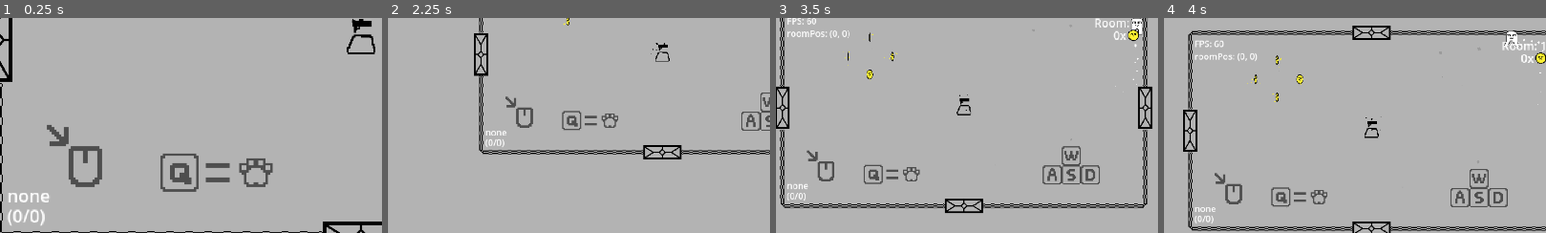
Above: before the commit, frames 1-4 (left to right).
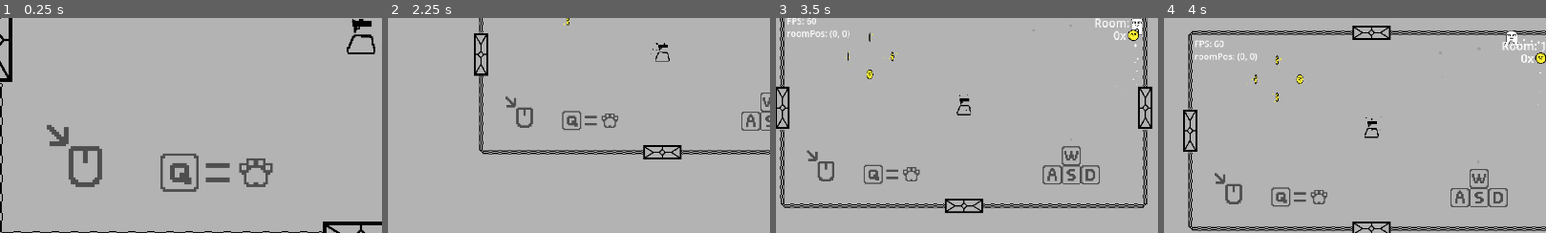
Above: after the commit, the same moments.

Repository: Jurgwem/roguelike
Game: Godot game, scene res://game.tscn
Same seed, same stepped clock (60 frames per second), same inputs: the game is played once before the commit and once after it.
Inputs (mouse positions are % of the whole screen's width and height, from its top left):
- Up to frame 1 (0.25 s): no input
- Up to frame 2 (2.25 s): move the mouse to (72, 45) at 0.52 s; press the mouse at (72, 45) at 0.53 s; hold D (right) 0.53-1.28 s; tap Q (unequip) at 0.8, 1.35 s; move the mouse to (30, 55) at 1.27 s; release the mouse at (30, 55) at 1.28 s; hold S (down) 1.28-2.03 s; click (30, 55) at 1.55 s; move the mouse to (60, 28) at 2.02 s; hold D (right) from 2.03 s (still down); tap Alt (dev) at 2.1 s
- Up to frame 3 (3.5 s): tap Q (unequip) at 2.3 s; move the mouse to (45, 70) at 2.77 s; release D (right) at 2.78 s; hold W (up) from 2.78 s (still down); click (45, 70) at 2.85 s
- Up to frame 4 (4 s): move the mouse to (80, 65) at 3.52 s; release W (up) at 3.53 s; hold A (left) from 3.53 s (still down); tap Q (unequip) at 3.6 s
The pictures show only the part of the screen within x 3-53%, y 45-95%; the shares and areas given below are measured in that part.

The runs differ from the first frame. In frame 1, 0.6% of the frame differs, in the area x 2-13%, y 81-97%; in frame 2, 0.2%; in frame 3, 0.1%; in frame 4, 0.2%.

Commit message:
fixed weapon display in hud

Diff:
--- a/SCRIPTS/game_manager.gd
+++ b/SCRIPTS/game_manager.gd
@@ -1,5 +1,6 @@
 extends Node2D
 @onready var static_body_2d: StaticBody2D = $"../spawnRoom/Room_Itself"
+@onready var player = get_node("/root/game/player");
 
 var roomPos = Vector2(0, 0);
 var doorDirection = "none";
@@ -17,7 +18,7 @@
 
 var roomCount = 1;
 var coins = 0;
-var weapon = "none";
+var weapon = " ";
 
 # Called when the node enters the scene tree for the first time.
 func _ready() -> void:
@@ -30,7 +31,12 @@
 	$UI/RoomCounter.text = str("Room: ", roomCount);
 	$UI/Coins.text = str(coins, "x");
 	$UI/weaponName.text = str(weapon);
-	$UI/ammo.text = str("(", currentAmmo, "/", maxAmmo, ")");
+	if player.isReloading:
+		$UI/ammo.text = "reloading..."
+	elif weapon == " ":
+		$UI/ammo.text = " ";
+	else:
+		$UI/ammo.text = str("(", currentAmmo, "/", maxAmmo, ")");
 
 	if isDev:
 		$UI/FPS.text = str("FPS: ", Engine.get_frames_per_second());
--- a/SCRIPTS/gun.gd
+++ b/SCRIPTS/gun.gd
@@ -6,6 +6,10 @@
 var equipped = false;
 var init = false;
 var startPos = position;
+
+var reloadTime = 2;
+var shootBuffer = 0.33;
+var ammo = 8
 # Called when the node enters the scene tree for the first time.
 func _ready() -> void:
 	pass # Replace with function body.
@@ -15,7 +19,9 @@
 func _physics_process(delta: float) -> void:
 	if equipped and Input.is_action_just_pressed("unequip"):
 		rotation = deg_to_rad(0);
-		gm.weapon = "none";
+		gm.weapon = " ";
+		gm.maxAmmo = 0;
+		gm.currentAmmo = 0;
 		$Sprite2D.flip_v = false;
 		scale = Vector2(2, 2)
 		$GPUParticles2D.emitting = true;
@@ -25,18 +31,41 @@
 		if !init:
 			init = true;
 			gm.weapon = "Gun";
+			gm.maxAmmo = ammo;
+			gm.currentAmmo = 0;
 			$GPUParticles2D.emitting = false;
 			scale = Vector2(1.5, 1.5)
 		position = player.position;
+
 		look_at(get_global_mouse_position())
 		if rotation_degrees < -90:
 			rotation += deg_to_rad(360);
 		elif rotation_degrees > 270:
 			rotation -= deg_to_rad(360);
 		if rotation_degrees >= 90 and rotation_degrees <= 270:
+			$shootPart.position.y = 3;
 			$Sprite2D.flip_v = true;
 		else:
+			$shootPart.position.y = 0;
 			$Sprite2D.flip_v = false;
+
+		if gm.currentAmmo <= 0 and !player.isReloading:
+			player.isReloading = true;
+			print("no ammo, reloading...");
+			await get_tree().create_timer(reloadTime).timeout;
+			player.isReloading = false;
+			gm.currentAmmo = ammo;
+			print("reloaded!");
+
+		if player.shooting and !player.isOnCooldown and !player.isReloading:
+			player.isOnCooldown = true;
+			player.shooting = false;
+			$shootPart.emitting = true;
+			gm.currentAmmo -= 1;
+			print("player has shot!")
+			await get_tree().create_timer(shootBuffer).timeout
+			player.isOnCooldown = false;
+
 	pass
 
 func _on_area_2d_body_entered(body: Node2D) -> void:
--- a/SCRIPTS/player.gd
+++ b/SCRIPTS/player.gd
@@ -4,6 +4,7 @@
 @onready var game: Node2D = $".."
 @onready var camera: Camera2D = $"../camera"
 
+signal shoot;
 signal devCamDisabled;
 var lastDir = "left";
 var slowdown = 0.9;
@@ -12,6 +13,9 @@
 var xvel = 0;
 var yvel = 0;
 var devCam = false;
+var isReloading = false;
+var isOnCooldown = false;
+var shooting = false;
 
 func _physics_process(delta: float) -> void:
 	yvel = yvel * slowdown;
@@ -56,6 +60,9 @@
 		$walkPart.emitting = true;
 		yvel -= accel;
 
+	if Input.is_action_pressed("shoot") and !isOnCooldown and !isReloading and !shooting and gm.weapon != "none":
+		shooting = true;
+
 	if Input.is_action_just_released("down") or Input.is_action_just_released("up") or Input.is_action_just_released("left") or Input.is_action_just_released("right"):
 		animated_sprite_2d.play("idle");
 		$walkPart.emitting = false;
--- a/game.tscn
+++ b/game.tscn
@@ -218,6 +218,31 @@
 scale_curve = SubResource("CurveTexture_mn0qt")
 color = Color(0, 0, 0, 1)
 
+[sub_resource type="Curve" id="Curve_wclnc"]
+_data = [Vector2(0, 0.549451), 0.0, 0.0, 0, 0, Vector2(1, 0), 0.0, 0.0, 0, 0]
+point_count = 2
+
+[sub_resource type="CurveTexture" id="CurveTexture_4agns"]
+curve = SubResource("Curve_wclnc")
+
+[sub_resource type="ParticleProcessMaterial" id="ParticleProcessMaterial_uuum8"]
+particle_flag_disable_z = true
+emission_shape_offset = Vector3(0, -1.605, 0)
+angle_min = -180.0
+angle_max = 180.0
+spread = 8.0
+initial_velocity_min = 32.0
+initial_velocity_max = 64.0
+orbit_velocity_min = -2.0
+orbit_velocity_max = 2.0
+gravity = Vector3(0, 0, 0)
+scale_min = 4.0
+scale_max = 8.0
+scale_curve = SubResource("CurveTexture_4agns")
+color = Color(1, 0.8, 0, 1)
+hue_variation_min = -0.2
+hue_variation_max = 0.06
+
 [node name="game" type="Node2D"]
 
 [node name="player" type="CharacterBody2D" parent="."]
@@ -440,7 +465,17 @@
 position = Vector2(19, 0)
 process_material = SubResource("ParticleProcessMaterial_llij7")
 
+[node name="shootPart" type="GPUParticles2D" parent="gun"]
+position = Vector2(28, 0)
+emitting = false
+amount = 32
+process_material = SubResource("ParticleProcessMaterial_uuum8")
+lifetime = 0.15
+one_shot = true
+local_coords = true
+
 [connection signal="devCamDisabled" from="player" to="camera" method="_on_player_dev_cam_disabled"]
+[connection signal="shoot" from="player" to="gun" method="_on_player_shoot"]
 [connection signal="body_exited" from="camera/inCameraView" to="camera" method="_on_in_camera_view_body_exited"]
 [connection signal="body_entered" from="spawnRoom/Left_Gen" to="spawnRoom/Left_Gen" method="_on_body_entered"]
 [connection signal="body_entered" from="spawnRoom/right_gen" to="spawnRoom/right_gen" method="_on_body_entered"]
Not shown: 1 places in game.tscn that only renumber resources
